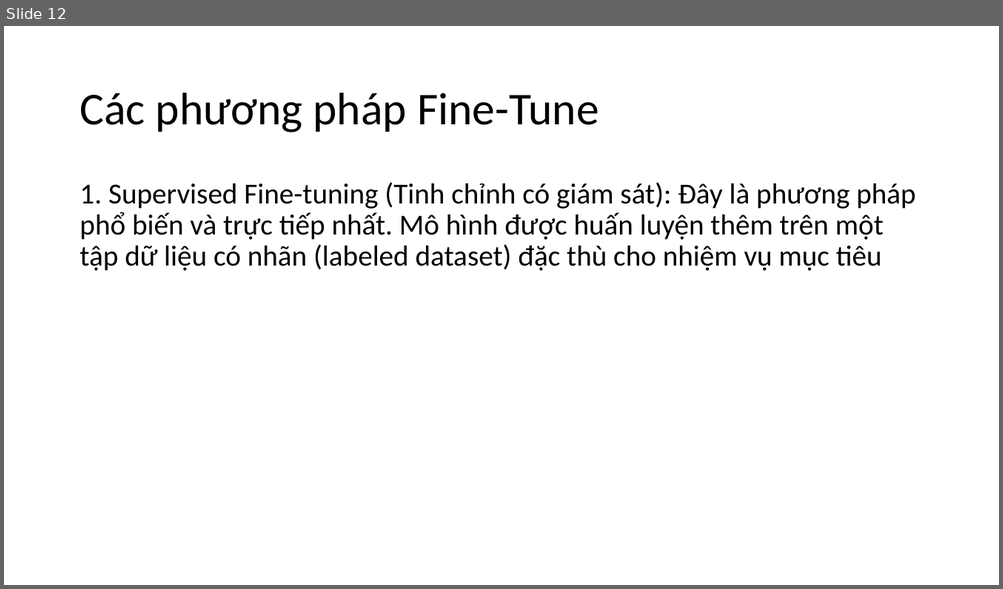
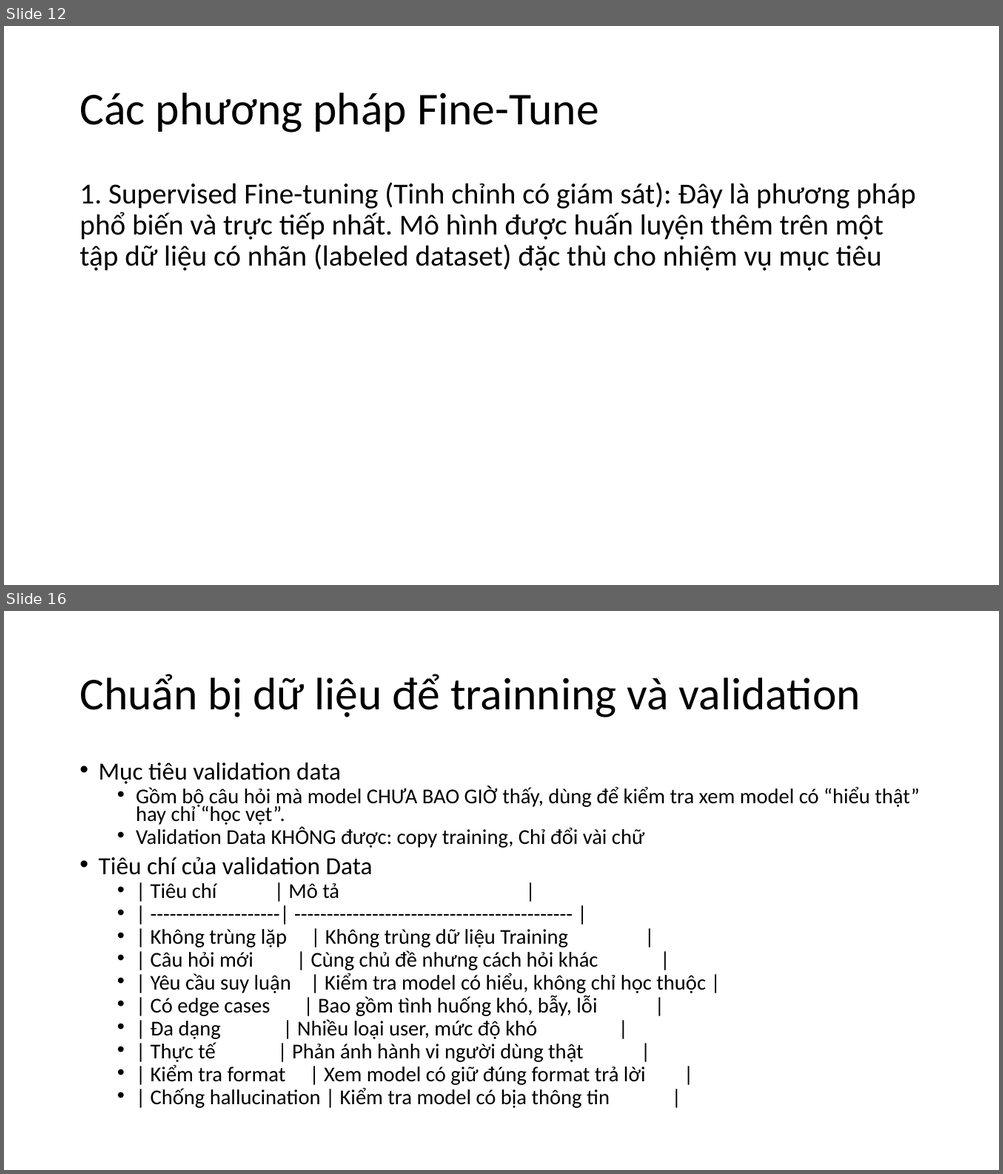
Before and after one commit to longdd90jp/sample-ai, a slide deck: fine-tune-pc/AI-Fine_Tune.pptx. Shown one above the other, each under a label of ours: slide 12 before the commit, slides 12 and 16 after it; the slides between them are not shown. The pictures are 1003x589 and 1003x1174 pixels, drawn with LibreOffice and Linux fonts; fonts in the diff are those of the drawing. Boxes give left, top, right and bottom in pixels: in the first picture for what was removed or moved away, otherwise in the second. Text is boxed around its words. In the diff, an @@ line names an element or a change of style, - is before the commit and + after.

Commit message:
update

```diff
--- a/fine-tune-pc/AI-Fine_Tune.pptx
+++ b/fine-tune-pc/AI-Fine_Tune.pptx
@@ slide 16 added at <box>4,611,999,1170</box>, background #FFFFFF @@
@@ title added at <box>79,674,860,718</box>, 44 pt, text #000000 @@
+Chuẩn bị dữ liệu để trainning và validation
@@ text added at <box>99,763,919,1108</box>, 20.4 pt, text #000000 @@
+• Mục tiêu validation data
+  • Gồm bộ câu hỏi mà model CHƯA BAO GIỜ thấy, dùng để kiểm tra xem model có “hiểu thật” hay chỉ “học vẹt”.
+  • Validation Data KHÔNG được: copy training, Chỉ đổi vài chữ
+• Tiêu chí của validation Data
+  • | Tiêu chí | Mô tả |
+  • | --------------------| ------------------------------------------- |
+  • | Không trùng lặp | Không trùng dữ liệu Training |
+  • | Câu hỏi mới | Cùng chủ đề nhưng cách hỏi khác |
+  • | Yêu cầu suy luận | Kiểm tra model có hiểu, không chỉ học thuộc |
+  • | Có edge cases | Bao gồm tình huống khó, bẫy, lỗi |
+  • | Đa dạng | Nhiều loại user, mức độ khó |
+  • | Thực tế | Phản ánh hành vi người dùng thật |
+  • | Kiểm tra format | Xem model có giữ đúng format trả lời |
+  • | Chống hallucination | Kiểm tra model có bịa thông tin |
```
Also in this commit, not shown: 3 other slides added, 1 slide removed.
